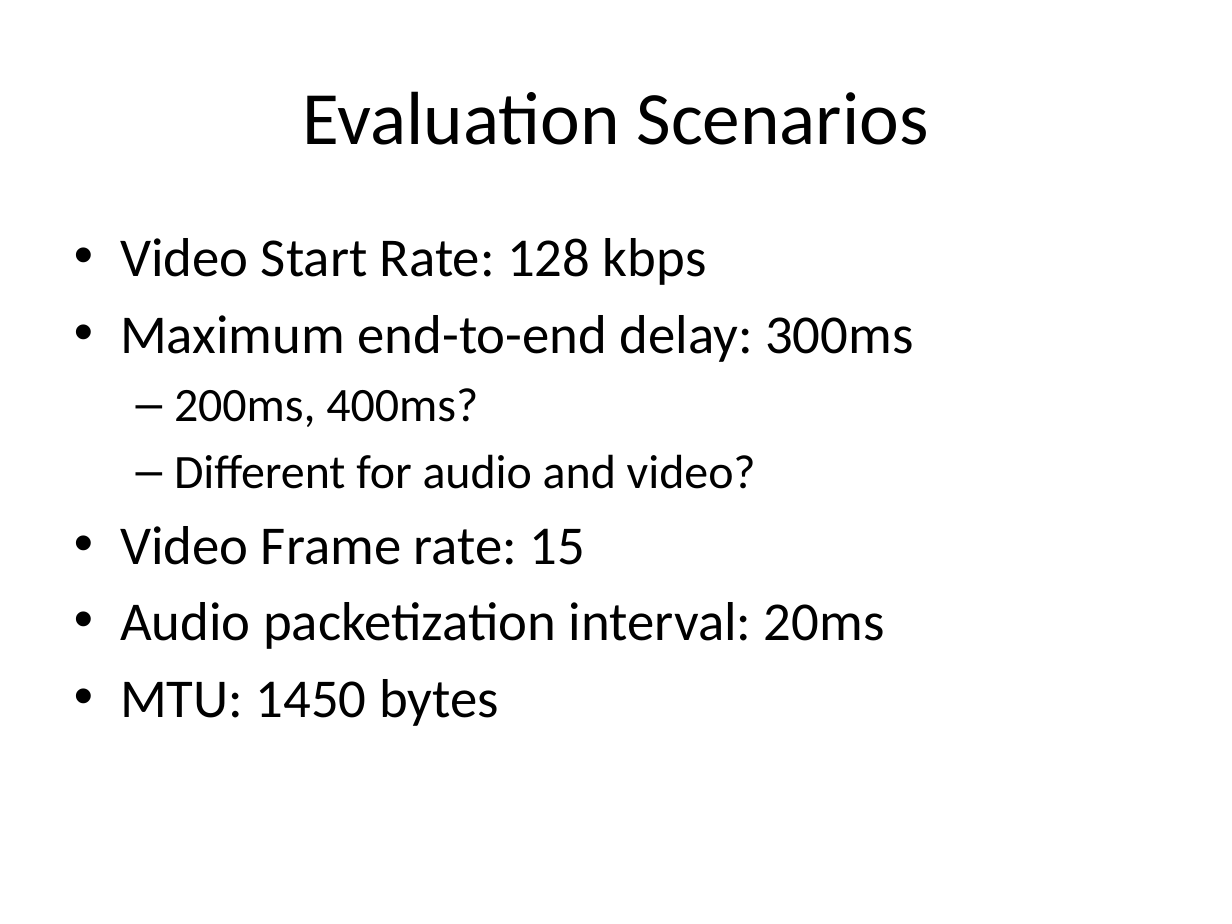
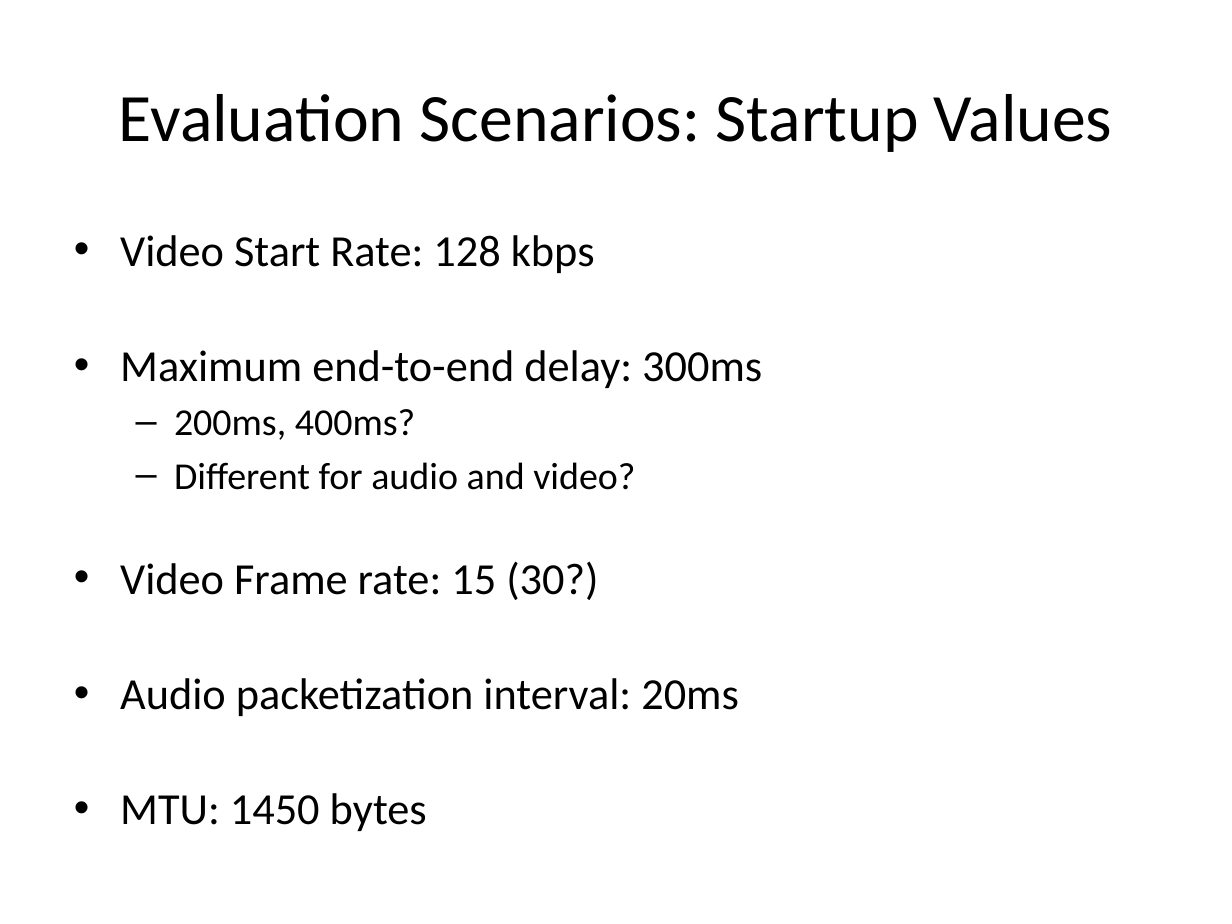
Before and after one commit to protocols-comnet/rmcat-eval-criteria, a slide deck: slide 5 of ppt-ietf86-rmcat-cc-eval-00.pptx. Drawn at 1232x924 pixels with LibreOffice and Linux fonts; fonts in the diff are those of the drawing. Boxes give left, top, right and bottom in pixels: in the first picture for what was removed or moved away, otherwise in the second. Text is boxed around its words. In the diff, an @@ line names an element or a change of style, - is before the commit and + after.

```diff
--- a/ppt-ietf86-rmcat-cc-eval-00.pptx
+++ b/ppt-ietf86-rmcat-cc-eval-00.pptx
@@ title at [119,94,1112,152]: text changed; size 44 to 39.6 pt @@
-Evaluation Scenarios
+Evaluation Scenarios: Startup Values
@@ text at [120,235,762,831]: size 32 to 25.9 pt in "Video Start Rate: 128 kbps", "Maximum end-to-end delay: 300ms", "Audio packetization interval: 20ms", "MTU: 1450 bytes"; size 28 to 22.2 pt in "200ms, 400ms?", "Different for audio and video?"; less space between paragraphs @@
@@ text at [120,561,598,600]: text changed; size 32 to 25.9 pt @@
-• Video Frame rate: 15
+• Video Frame rate: 15 (30?)
```
Also in this commit, not shown: 7 other slides changed.
